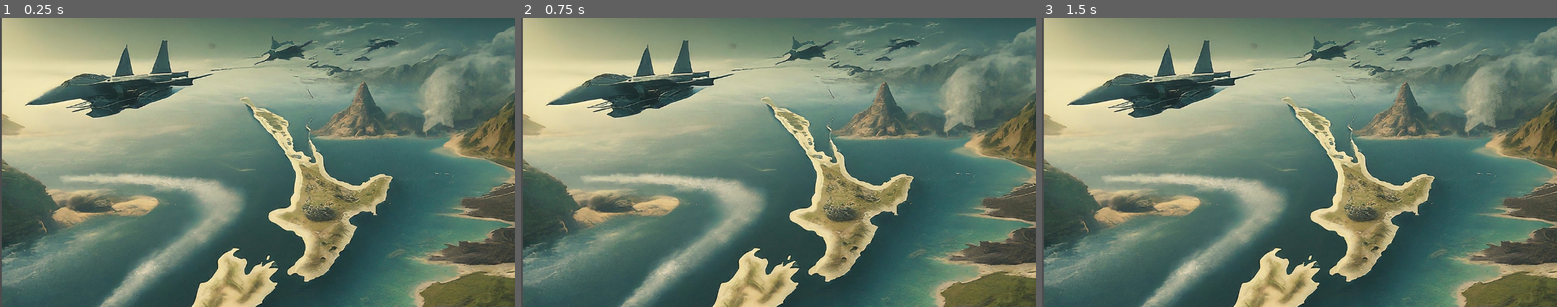
Above: before the commit, frames 1-3 (left to right).
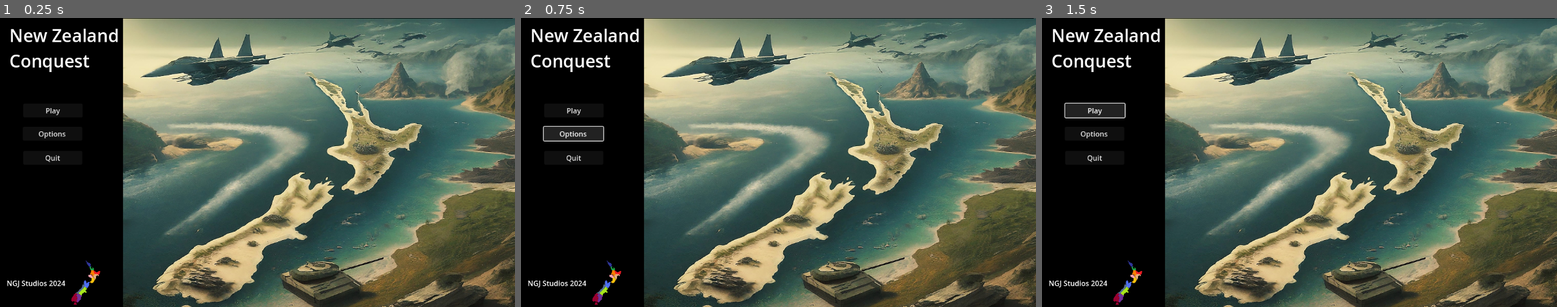
Above: after the commit, the same moments.

Repository: JustGaming6/NGJ-Studios-Project-1
Game: Godot game, scene res://Scenes/Main menu.tscn
The game is run twice, just before and just after one commit, with the same random seed, the same clock (stepped at 60 frames per second) and the same inputs. The project has no main scene, so this scene is started directly.
Inputs (mouse positions are in pixels of both pictures, inside the frame that each line leads up to):
- Up to frame 1 (0.25 s): no input
- Up to frame 2 (0.75 s): click (572, 133) at 0.5 s, where only the run after the commit has a clickable "Options"
- Up to frame 3 (1.5 s): click (1093, 110) at 1.25 s, where only the run after the commit has a clickable "Play"

The runs differ from the first frame. In frame 1, 80% of the frame differs, in the area x 0-100%, y 0-100%; in frame 2, 80%; in frame 3, 80%.

Commit message:
16/02
Main menu

Diff:
--- a/Scenes/Main menu.tscn
+++ b/Scenes/Main menu.tscn
@@ -1,12 +1,64 @@
-[gd_scene load_steps=2 format=3 uid="uid://8r2y28v4tuit"]
+[gd_scene load_steps=4 format=3 uid="uid://8r2y28v4tuit"]
 
 [ext_resource type="Texture2D" uid="uid://bhfnd5swkicko" path="res://Assets/Images/Main menu/AI main menu.jpg" id="1_k4b0p"]
+[ext_resource type="Script" path="res://Scenes/Menu.gd" id="1_s6ipd"]
+[ext_resource type="Texture2D" uid="uid://830f628h3p6r" path="res://Assets/Images/Map/pixil-layer-Layer 1.png" id="1_vlkfw"]
 
 [node name="Node2D" type="Node2D"]
 
-[node name="Area2D" type="Area2D" parent="."]
+[node name="Node" type="Node" parent="."]
+script = ExtResource("1_s6ipd")
 
-[node name="AiMainMenu" type="Sprite2D" parent="."]
-position = Vector2(579, 572)
-scale = Vector2(0.749145, 0.749145)
+[node name="ColorRect" type="ColorRect" parent="Node"]
+offset_right = 1147.0
+offset_bottom = 652.0
+color = Color(0, 0, 0, 1)
+
+[node name="Map" type="Sprite2D" parent="Node"]
+position = Vector2(191, 593)
+scale = Vector2(0.210417, 0.210417)
+texture = ExtResource("1_vlkfw")
+
+[node name="AiMainMenu" type="Sprite2D" parent="Node"]
+position = Vector2(715, 383)
+scale = Vector2(0.573242, 0.497396)
 texture = ExtResource("1_k4b0p")
+
+[node name="Label" type="Label" parent="Node"]
+offset_left = 21.0
+offset_top = 12.0
+offset_right = 508.0
+offset_bottom = 204.0
+theme_override_font_sizes/font_size = 39
+text = "New Zealand
+Conquest"
+
+[node name="play" type="Button" parent="Node"]
+offset_left = 52.0
+offset_top = 192.0
+offset_right = 185.0
+offset_bottom = 223.0
+text = "Play"
+
+[node name="options" type="Button" parent="Node"]
+offset_left = 51.0
+offset_top = 244.0
+offset_right = 184.0
+offset_bottom = 275.0
+text = "Options"
+
+[node name="quit" type="Button" parent="Node"]
+offset_left = 52.0
+offset_top = 298.0
+offset_right = 184.0
+offset_bottom = 329.0
+text = "Quit"
+
+[node name="Label2" type="Label" parent="Node"]
+offset_left = 15.0
+offset_top = 583.0
+offset_right = 147.0
+offset_bottom = 642.0
+text = "NGJ Studios 2024"
+
+[connection signal="pressed" from="Node/quit" to="Node" method="_on_quit_pressed"]
--- /dev/null
+++ b/Scenes/Menu.gd
@@ -0,0 +1,6 @@
+extends Node
+
+
+
+func _on_quit_pressed():
+	get_tree().quit()
Not shown, added: Assets/Images/Map of NZ/Thumbs.db
